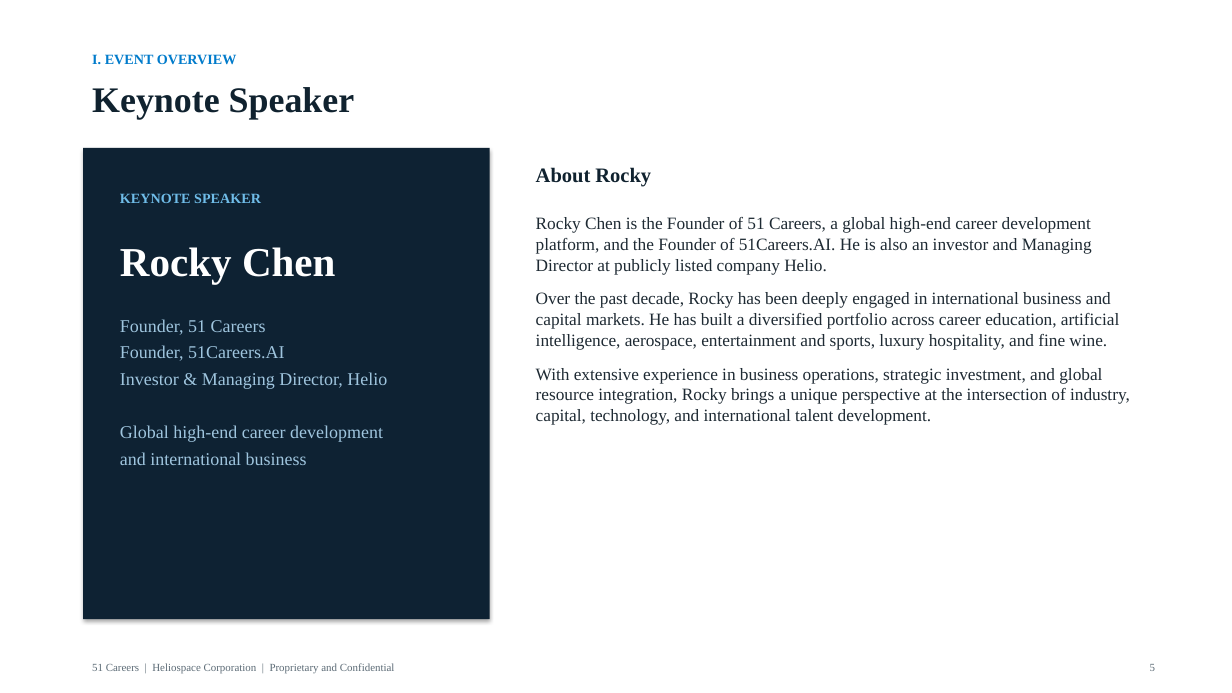
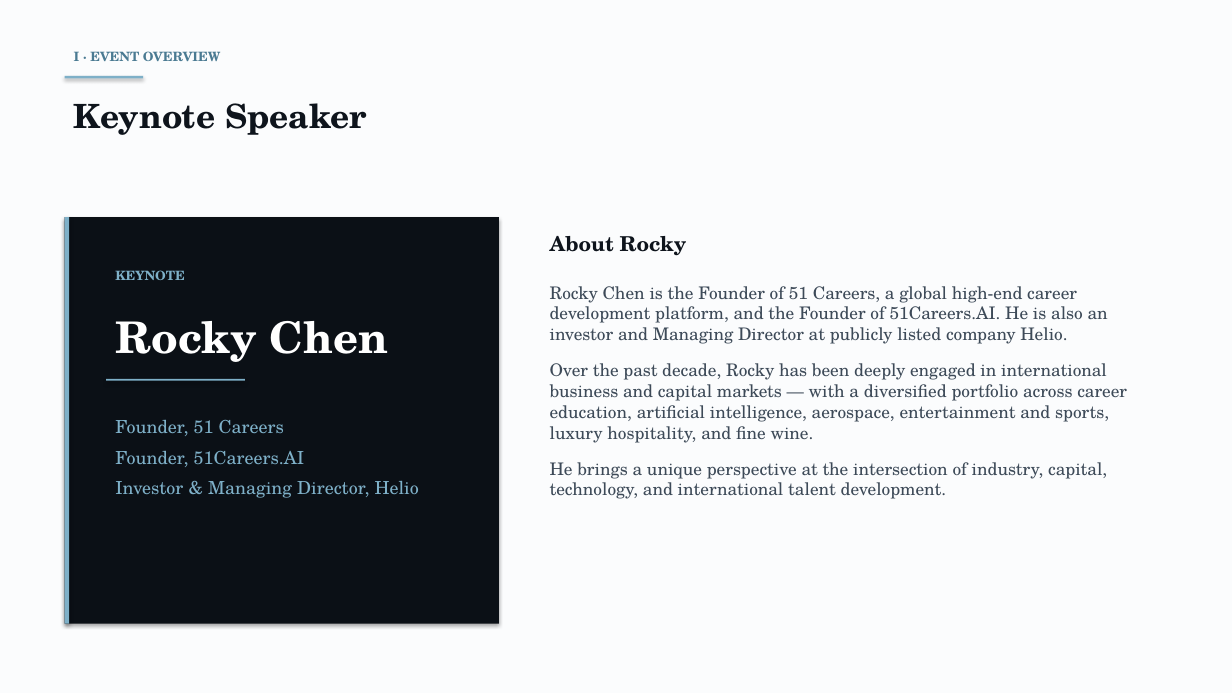
Before and after one commit to anthonyleedu/anthonyleedu, a slide deck: slide 5 of Heliospace_Company_And_Product_Overview.pptx. Drawn at 1232x693 pixels with LibreOffice and Linux fonts; fonts in the diff are those of the drawing. Boxes give left, top, right and bottom in pixels: in the first picture for what was removed or moved away, otherwise in the second. Text is boxed around its words. In the diff, an @@ line names an element or a change of style, - is before the commit and + after.

```diff
--- a/Heliospace_Company_And_Product_Overview.pptx
+++ b/Heliospace_Company_And_Product_Overview.pptx
@@ background #FFFFFF to #FBFCFD @@
@@ text at (74,51,221,61): text changed; size 11 to 10 pt; font Times New Roman to TeX Gyre Schola; text colour #007BCB to #4A7A92 @@
-I. EVENT OVERVIEW
+I · EVENT OVERVIEW
@@ rectangle added at (65,76,143,79), fill #7EB0C8 @@
@@ text "Keynote Speaker": place and size @@
-text "Keynote Speaker" at (92,87,355,120)
+text "Keynote Speaker" at (74,103,367,135)
@@ text "Keynote Speaker" at (74,103,367,135): size 28 to 26 pt, font Times New Roman to TeX Gyre Schola, text colour #10222F to #0E141C @@
@@ rectangle: place and size @@
-rectangle at (83,148,490,619)
+rectangle at (65,217,499,624)
@@ rectangle at (65,217,499,624): fill #0E2233 to #0B1016 @@
@@ rectangle added at (65,217,69,624), fill #7EB0C8 @@
@@ text "About Rocky": place and size @@
-text "About Rocky" at (536,167,651,187)
+text "About Rocky" at (550,236,687,256)
@@ text "About Rocky" at (550,236,687,256): font Times New Roman to TeX Gyre Schola, text colour #10222F to #0E141C @@
@@ text at (115,270,185,280): text changed; size 11 to 10 pt; font Times New Roman to TeX Gyre Schola; text colour #6FBCE8 to #7EB0C8 @@
-KEYNOTE SPEAKER
+KEYNOTE
@@ text "Rocky Chen is the Founder ...": place and size @@
-text "Rocky Chen is the Founder ..." at (536,217,1130,425)
+text "Rocky Chen is the Founder ..." at (550,286,1127,499)
@@ text at (550,286,1108,344): font Times New Roman to TeX Gyre Schola, text colour #1E2A33 to #3D4A58 in "Rocky Chen is the Founder of 51 ..."; more space between paragraphs @@
@@ text "Rocky Chen": place and size @@
-text "Rocky Chen" at (120,247,336,284)
+text "Rocky Chen" at (115,321,389,362)
@@ text "Rocky Chen" at (115,321,389,362): size 32 to 34 pt, font Times New Roman to TeX Gyre Schola @@
@@ rectangle added at (106,379,245,381), fill #7EB0C8 @@
@@ text at (550,363,1127,499): text changed; font Times New Roman to TeX Gyre Schola; text colour #1E2A33 to #3D4A58 @@
-Over the past decade, Rocky has been deeply engaged in international business and capital markets. He has built a diversified portfolio across career education, artificial intelligence, aerospace, entertainment and sports, luxury hospitality, and fine wine.
-With extensive experience in business operations, strategic investment, and global resource integration, Rocky brings a unique perspective at the intersection of industry, capital, technology, and international talent development.
+Over the past decade, Rocky has been deeply engaged in international business and capital markets — with a diversified portfolio across career education, artificial intelligence, aerospace, entertainment and sports, luxury hospitality, and fine wine.
+He brings a unique perspective at the intersection of industry, capital, technology, and international talent development.
@@ text "Founder, 51 Careers": place and size @@
-text "Founder, 51 Careers" at (120,319,387,465)
+text "Founder, 51 Careers" at (115,420,419,498)
@@ text "Founder, 51 Careers" at (115,420,419,498): font Times New Roman to TeX Gyre Schola, text colour #9FC5DE to #7EB0C8; more space between paragraphs @@
@@ text at (120,425,383,465): paragraphs removed @@
-Global high-end career development
-and international business
@@ text removed at (92,663,395,674) @@
-51 Careers | Heliospace Corporation | Proprietary and Confidential
@@ text removed at (1150,664,1155,671) @@
-5
```
Also in this commit, not shown: 19 other slides changed.
